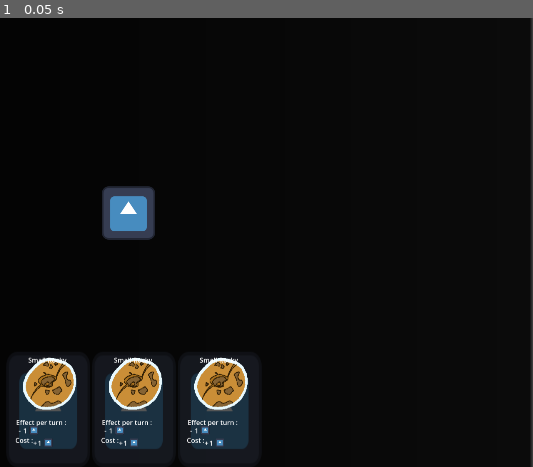
Above: before the commit, frame 1.
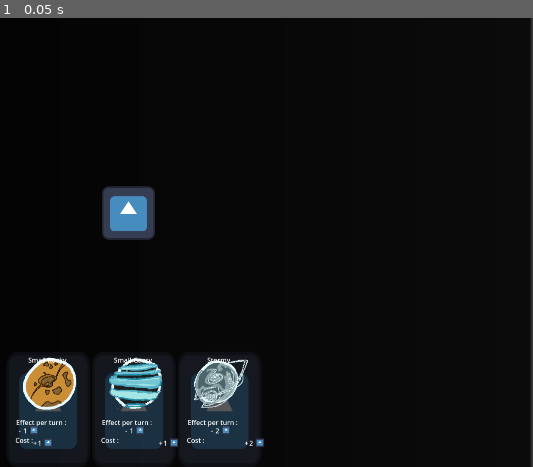
Above: after the commit, the same moment.

Repository: CorailleHorn/Godot-Wild-Jam-85
Game: Godot game, scene res://Scenes/main.tscn
The game is run twice, just before and just after one commit, with the same random seed, the same clock (stepped at 60 frames per second) and the same inputs. The engine's default icon, where the game draws it, is replaced by a stand-in: a white triangle on a blue panel in a dark square.
Inputs:
- Up to frame 1 (0.05 s): no input

The runs differ from the first frame. In frame 1, 2.1% of the frame differs, in the area x 19-50%, y 75-96%.

Commit message:
New planet created isokay
Task #3 completed

Diff:
--- a/Scenes/UI/UI.tscn
+++ b/Scenes/UI/UI.tscn
@@ -17,14 +17,14 @@
 
 [node name="Market" type="GridContainer" parent="UI"]
 layout_mode = 1
-anchors_preset = 7
-anchor_left = 0.5
-anchor_top = 1.0
-anchor_right = 0.5
+anchors_preset = -1
+anchor_left = 0.34
+anchor_top = 0.744
+anchor_right = 0.66
 anchor_bottom = 1.0
-offset_left = -307.0
-offset_top = -277.0
-offset_right = 307.0
+offset_left = 0.200012
+offset_top = -0.52002
+offset_right = -0.200073
 grow_horizontal = 2
 grow_vertical = 0
 columns = 3
--- a/Scenes/UI/market_item.gd
+++ b/Scenes/UI/market_item.gd
@@ -5,6 +5,8 @@
 var dragging: bool = false
 var offset: Vector2 = Vector2(0,0)
 var dragged_object: TextureRect = null
+
+var rect_market: Rect2 = Rect2()
 
 func set_planet(value: PlanetResource) -> void:
 	planet = value
@@ -19,6 +21,9 @@
 
 # Called when the node enters the scene tree for the first time.
 func _ready() -> void:
+	var market: GridContainer = get_parent()
+	await market.ready
+	rect_market = Rect2(market.position, market.size)
 	pass # Replace with function body.
 
 
@@ -30,22 +35,21 @@
 
 func _on_button_button_down() -> void:
 	# drag
-	print("int")
 	dragging = true
 	dragged_object = TextureRect.new()
-	dragged_object.texture = $Center/LaPlanete.texture
+	dragged_object.texture = planet.image
 	dragged_object.position = $Center/LaPlanete.position
 	$Center.add_child(dragged_object)
 	offset = get_global_mouse_position() - dragged_object.position
 
 func _on_button_button_up() -> void:
+	dragging = false
 	# si on achète
+	if(!rect_market.has_point(get_global_mouse_position())):
+		GAME_EVENTS.buy_planet.emit(planet, dragged_object.get_screen_position() + Vector2(64,64))
+		print("bought")
 	# si on achète pas
-	print("out")
-	dragging = false
-	var new_planet = Sprite2D.new()
-	new_planet.texture = dragged_object.texture
-	new_planet.global_position = dragged_object.get_screen_position() + Vector2(64,64)
-	get_tree().get_root().add_child(new_planet)
+	else:
+		print("not bought")
 	$Center.remove_child(dragged_object)
 	dragged_object.queue_free()
--- a/Scenes/UI/ui.gd
+++ b/Scenes/UI/ui.gd
@@ -4,10 +4,12 @@
 # Called when the node enters the scene tree for the first time.
 func _ready() -> void:
 	# Set market items
-	var planet = load(PLANET_CONSTANTS.PetiteRocheuse)
+	var planet = preload(PLANET_CONSTANTS.PetiteRocheuse)
+	var planet2 = preload(PLANET_CONSTANTS.PetiteGazeuse)
+	var planet3 = preload(PLANET_CONSTANTS.Tempetueuse)
 	$Market/MarketItem.set_planet(planet)
-	$Market/MarketItem2.set_planet(planet)
-	$Market/MarketItem3.set_planet(planet)
+	$Market/MarketItem2.set_planet(planet2)
+	$Market/MarketItem3.set_planet(planet3)
 
 # Called every frame. 'delta' is the elapsed time since the previous frame.
 func _process(delta: float) -> void:
--- a/Scenes/main.gd
+++ b/Scenes/main.gd
@@ -15,8 +15,26 @@
 	caillou = caillou_par_tour
 	gaz = gaz_par_tour
 	flotte = flotte_par_tour
+	GAME_EVENTS.buy_planet.connect(_on_GAME_EVENTS_buy_planet)
 
 
 # Called every frame. 'delta' is the elapsed time since the previous frame.
 func _process(delta: float) -> void:
 	pass
+
+
+func _on_GAME_EVENTS_buy_planet(planet: PlanetResource, position: Vector2) -> void:
+	var new_planet = Sprite2D.new()
+	new_planet.texture = planet.image
+	new_planet.global_position = position
+	add_child(new_planet)
+
+	# apply cost
+	caillou -= planet.cost_caillou
+	gaz -= planet.cost_gaz
+	flotte -= planet.cost_flotte
+
+	# add effect
+	caillou_par_tour += planet.effect_caillou
+	gaz_par_tour += planet.effect_gaz
+	flotte_par_tour += planet.effect_flotte
--- a/Src/Autoloads/game_events.gd
+++ b/Src/Autoloads/game_events.gd
@@ -1,3 +1,3 @@
 extends Node
 # Place global signals here :
-signal health_depleted
+signal buy_planet(planet: PlanetResource, position: Vector2)
--- a/Src/Constants/planet_constants.gd
+++ b/Src/Constants/planet_constants.gd
@@ -4,4 +4,4 @@
 const Magmatique: String = "uid://3ffy1qam13xf"
 const PetiteGazeuse: String = "uid://cpk78n3ov6jdt"
 const PetiteOcean: String = "uid://lbeeuev648qs"
-const tempetueuse: String = "uid://dvj11orsqjyw5"
+const Tempetueuse: String = "uid://dvj11orsqjyw5"
Not shown: 1 places in Scenes/UI/UI.tscn that only renumber resources
